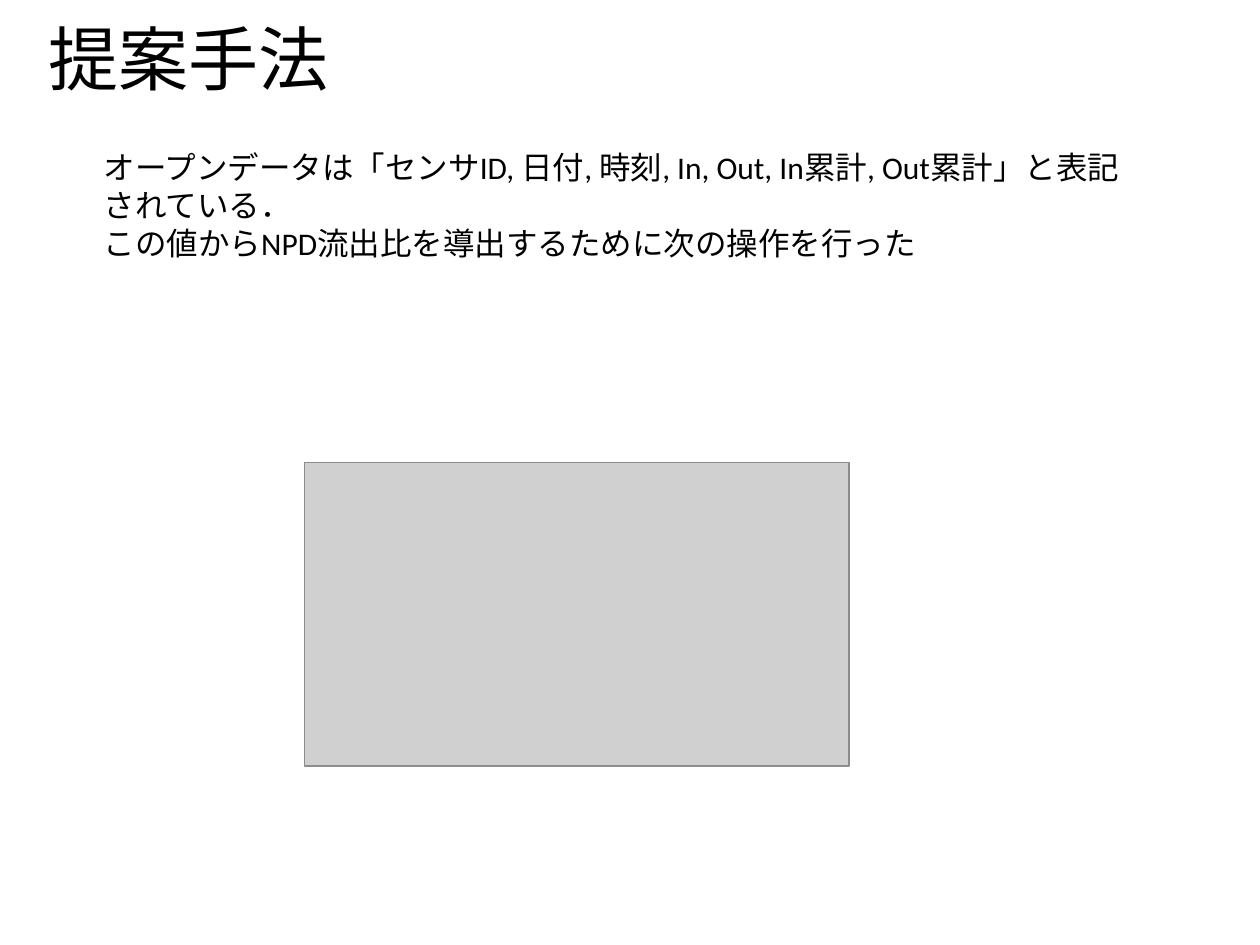
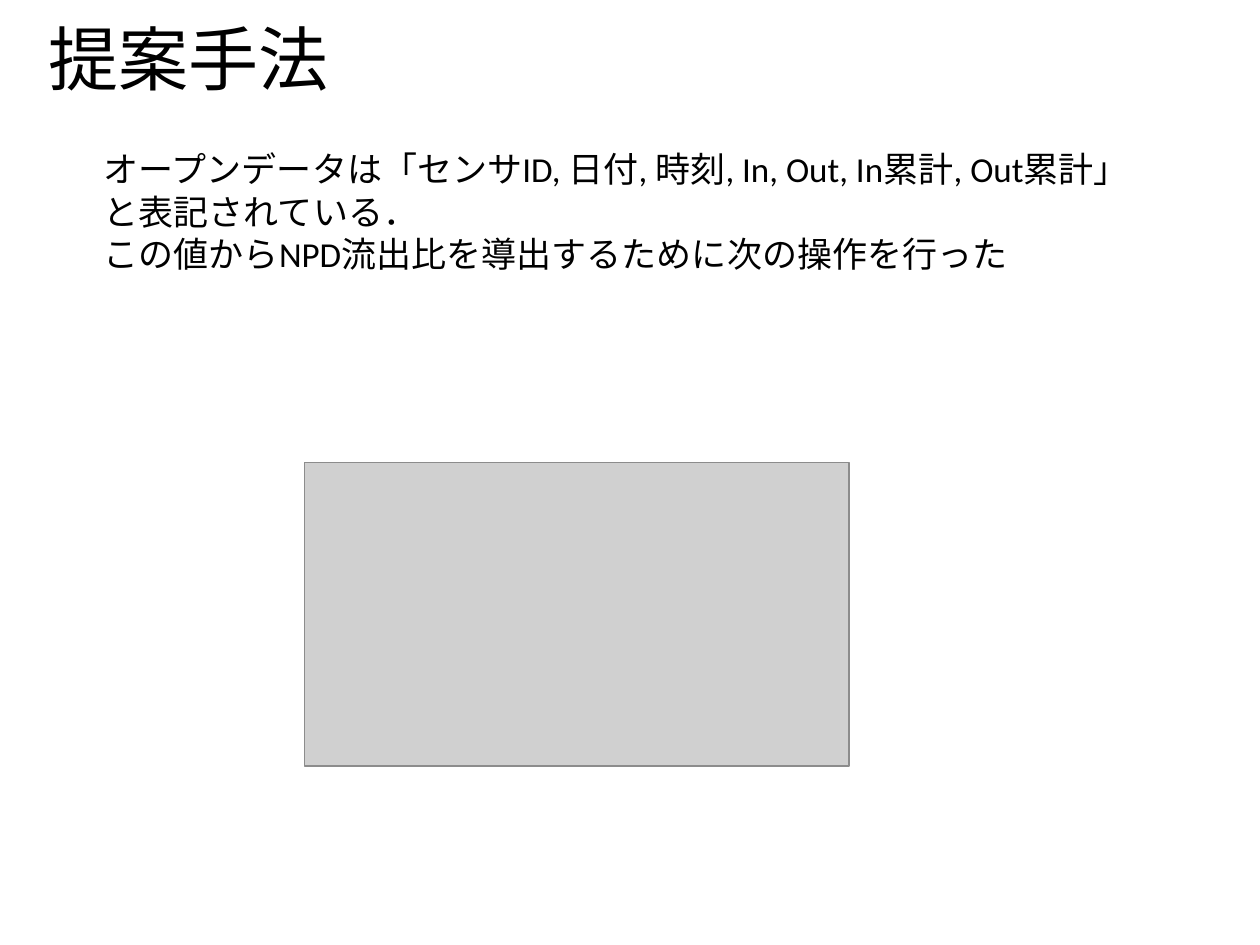
Before and after one commit to ao-megane/LplcOpenDataConverter, a slide deck: slide 5 of LplcOpenDataConverter/LplcOpenDataConverter/プレゼン/多地点カメラを用いた見守りサービスにおける第三者のプライバシデータ流出比の定量評価.pptx. Drawn at 1260x945 pixels with LibreOffice and Linux fonts; fonts in the diff are those of the drawing; grey boxes stand for pictures; background and template pictures are left out. Boxes give left, top, right and bottom in pixels: in the first picture for what was removed or moved away, otherwise in the second. Text is boxed around its words. In the diff, an @@ line names an element or a change of style, - is before the commit and + after.

```diff
--- a/LplcOpenDataConverter/LplcOpenDataConverter/プレゼン/多地点カメラを用いた見守りサービスにおける第三者のプライバシデータ流出比の定量評価.pptx
+++ b/LplcOpenDataConverter/LplcOpenDataConverter/プレゼン/多地点カメラを用いた見守りサービスにおける第三者のプライバシデータ流出比の定量評価.pptx
@@ text "オープンデータは「センサID, 日付, 時刻, In, Out, ..." at (104, 152, 1129, 270): size 18 to 20 pt @@
```
Also in this commit, not shown: 11 other slides changed, 5 slides added, 1 slide removed, 1 other file.
